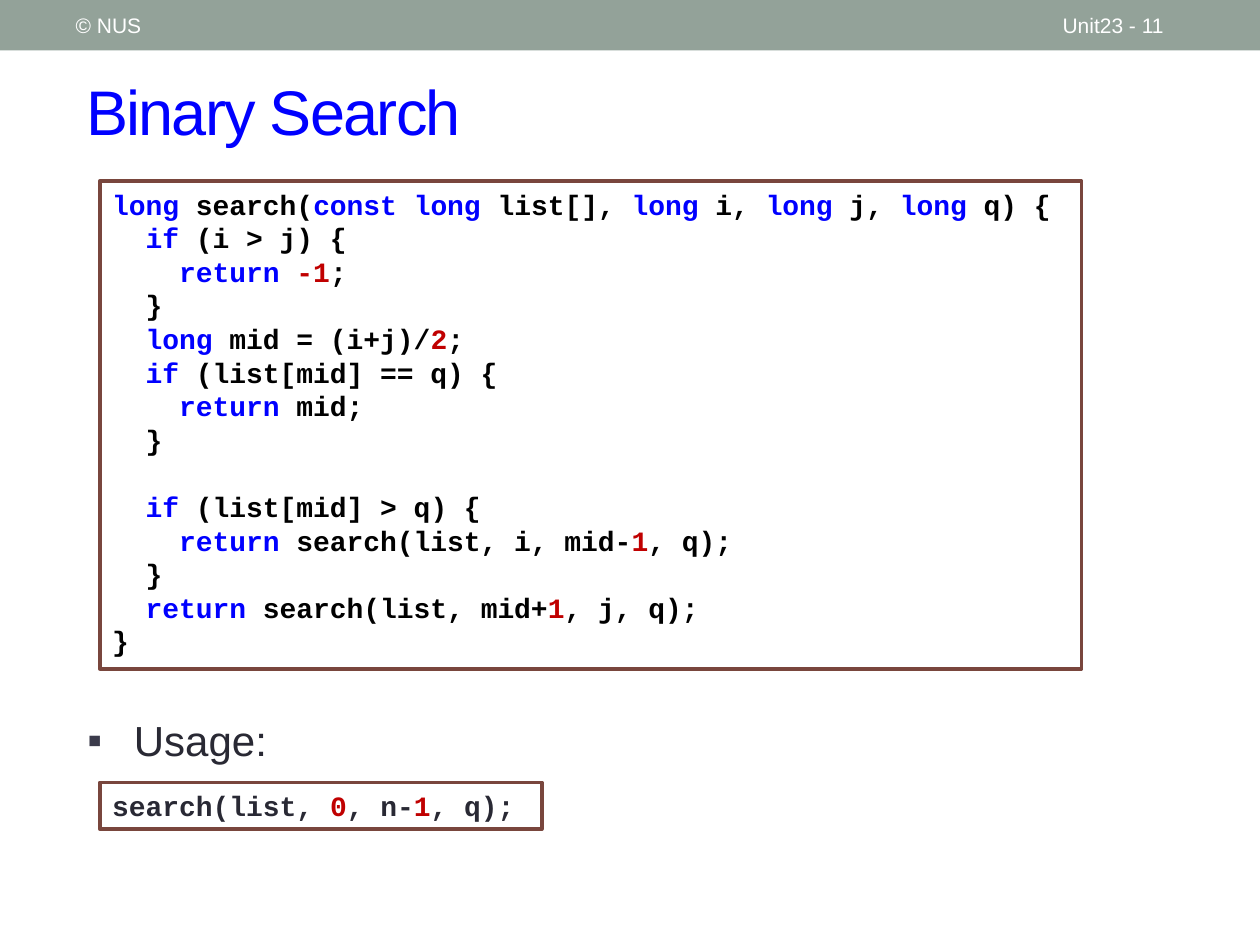
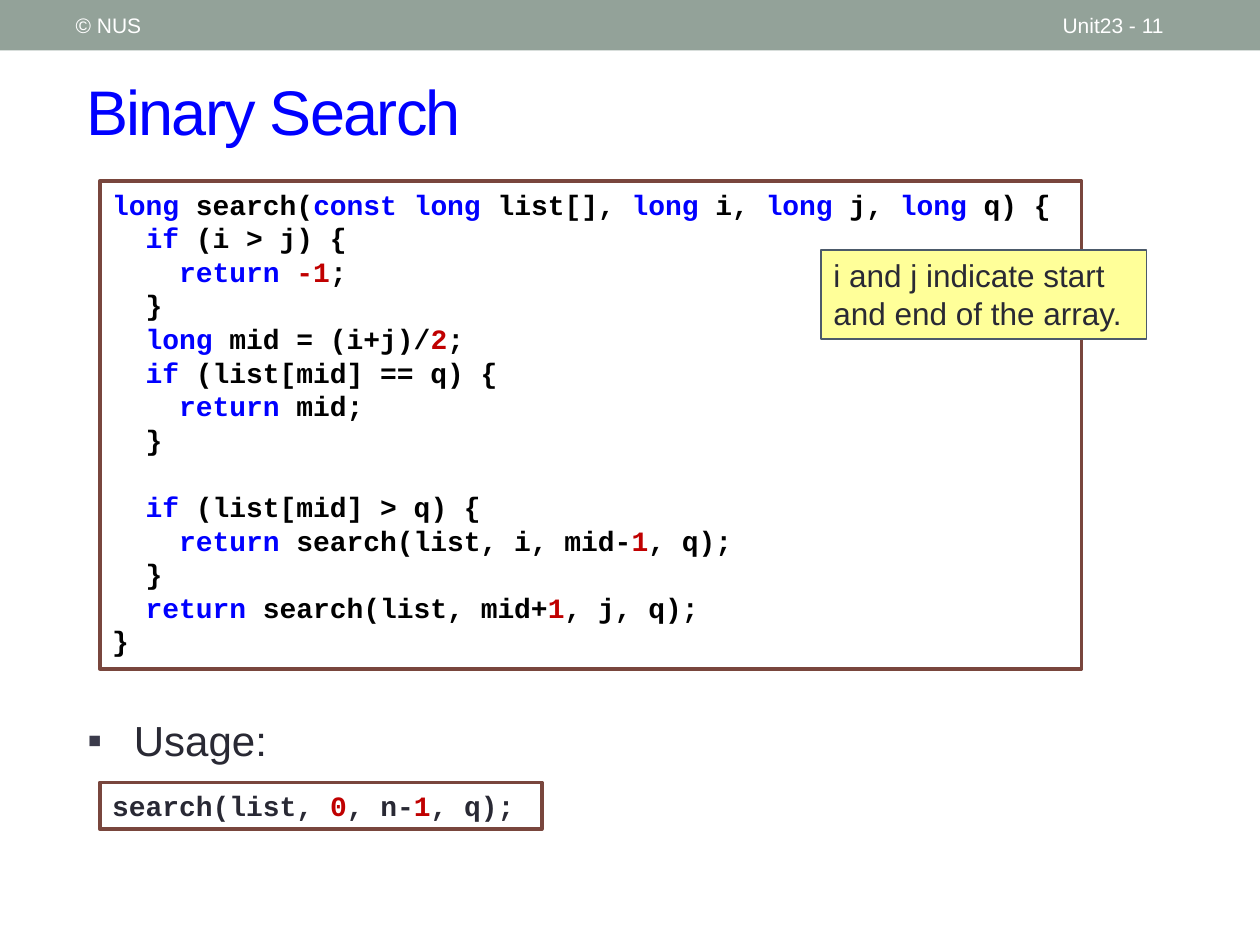
Before and after one commit to nus-cs1010-2021-s2/website, a slide deck: slide 11 of slides/Unit23_Searching.pptx. Drawn at 1260x945 pixels with LibreOffice and Linux fonts; fonts in the diff are those of the drawing. Boxes give left, top, right and bottom in pixels: in the first picture for what was removed or moved away, otherwise in the second. Text is boxed around its words. In the diff, an @@ line names an element or a change of style, - is before the commit and + after.

```diff
--- a/slides/Unit23_Searching.pptx
+++ b/slides/Unit23_Searching.pptx
@@ rectangle added at (x1=822, y1=249, x2=1147, y2=339), fill #FFFF99, outline #4C5A6A 1 pt, 18 pt, text #292934 @@
+i and j indicate start and end of the array.
```
Also in this commit, not shown: 2 other slides changed, 6 other files.
